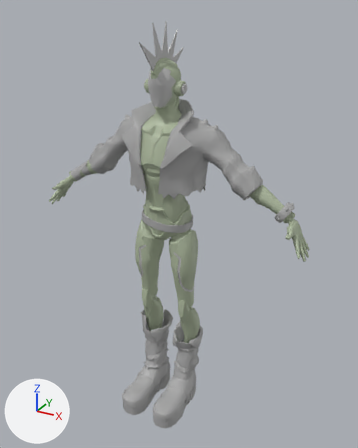
Renders of the FBX model Characters/PunkBotUV.fbx from each side of a commit.
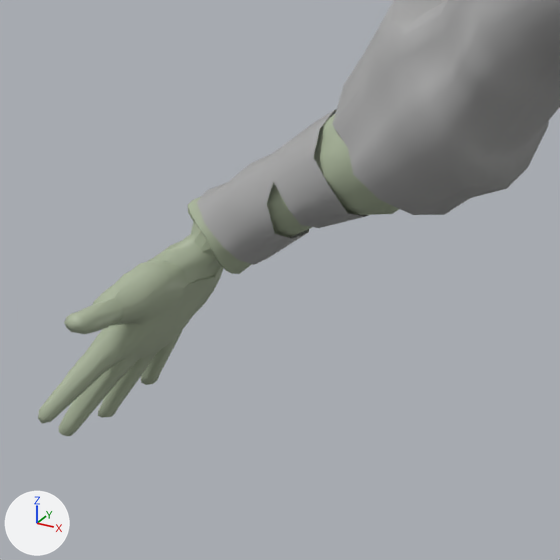
There are two pictures of each version: one whole from a 50 mm lens placed at (1.197, -2.045, 2.135), pointed at (0.064, 0.015, 1.105), one close up on the part from 12% to 33% of the width and 32% to 49% of the height. The axes (+X, +Y, +Z) are drawn at lower left. The lights are the same throughout. Where no turn or scale is listed for an object, it has been applied to the vertices.

The scene before the commit, as lines of its bpy script (objects in view):
```python
me_mesh = bpy.data.meshes.new('Mesh')
me_mesh.from_pydata(...)  # 14671 vertices, 14732 faces; spans x -0.75..0.75, y -0.23..0.23, z -1.04..1.04
# faces by material slot: [6466, 7830, 436]
me_mesh.materials.append(mat_standardsurface1)  # grey #aaaaaa
me_mesh.materials.append(mat_metal1)  # grey #abb79c
me_mesh.materials.append(mat_lambert1)  # grey #bcbcbc
ob_punkbot = bpy.data.objects.new('PunkBot', me_mesh)
ob_punkbot.location = (0.0, -0.0538, 1.0382)
```
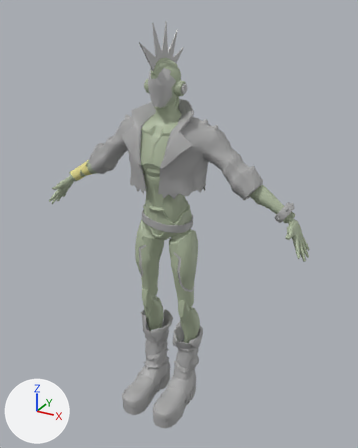
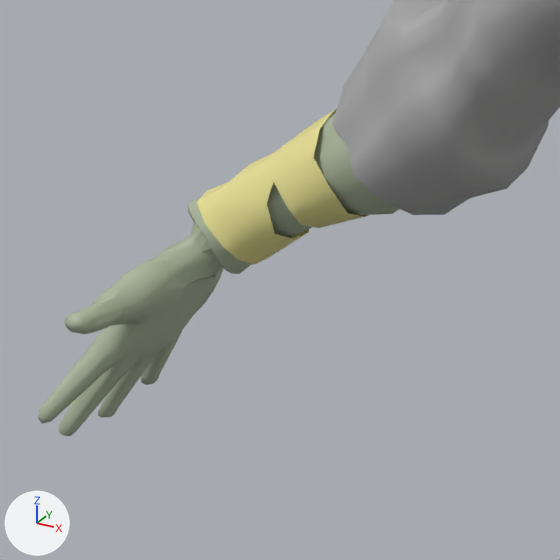
Pixel boxes (x1, y1, x2, y2) of what changed, in the close-ups (560 x 560 px):
part 1 of me_mesh, recoloured: (197, 110, 368, 265) in both

The change, as a list of edits to the scene's bpy script:
```text
Add mat_lambert3:
    mat_lambert3 = principled_material('lambert3')
    mat_lambert3.base_color = (0.82, 0.76, 0.299)  # yellow #eae295
Change me_mesh:
    where me_mesh.from_pydata(...)  # 14671 vertices, 14732 faces; spans x -0.75..0.75, y -0.23..0.23, z -1.04..1.04
    used by ob_punkbot; location = (0.0, -0.0538, 1.0382)
    me_mesh part 1: 48 of the faces centred in x -0.63..-0.5, y 0.06..0.13, z 0.2..0.31 switch from mat_standardsurface1 (grey #aaaaaa) to mat_lambert3 (yellow #eae295)
```
